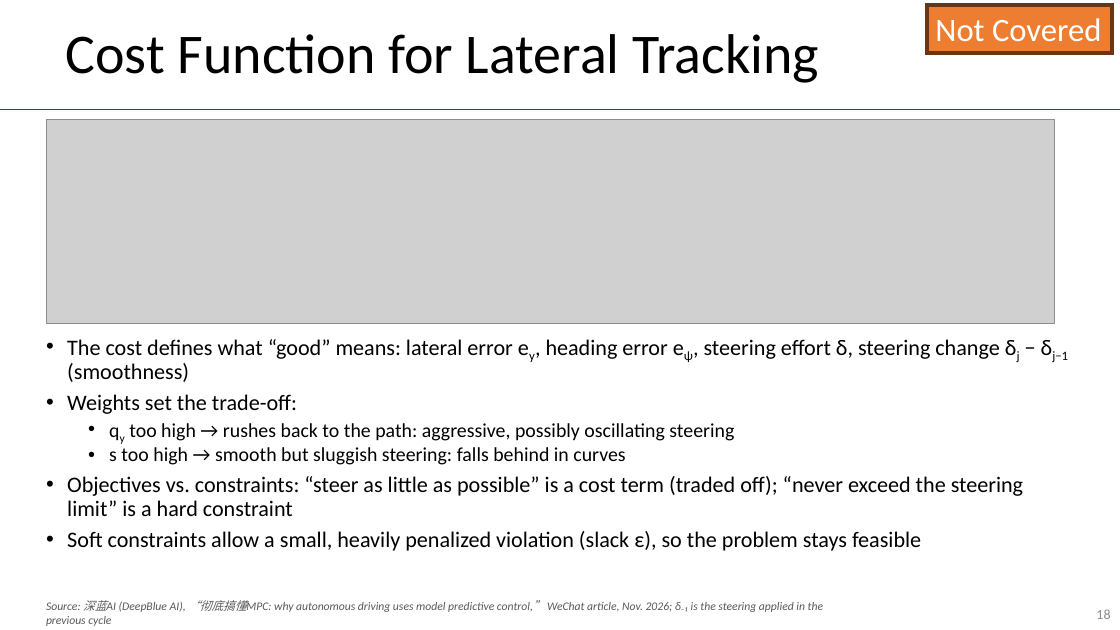
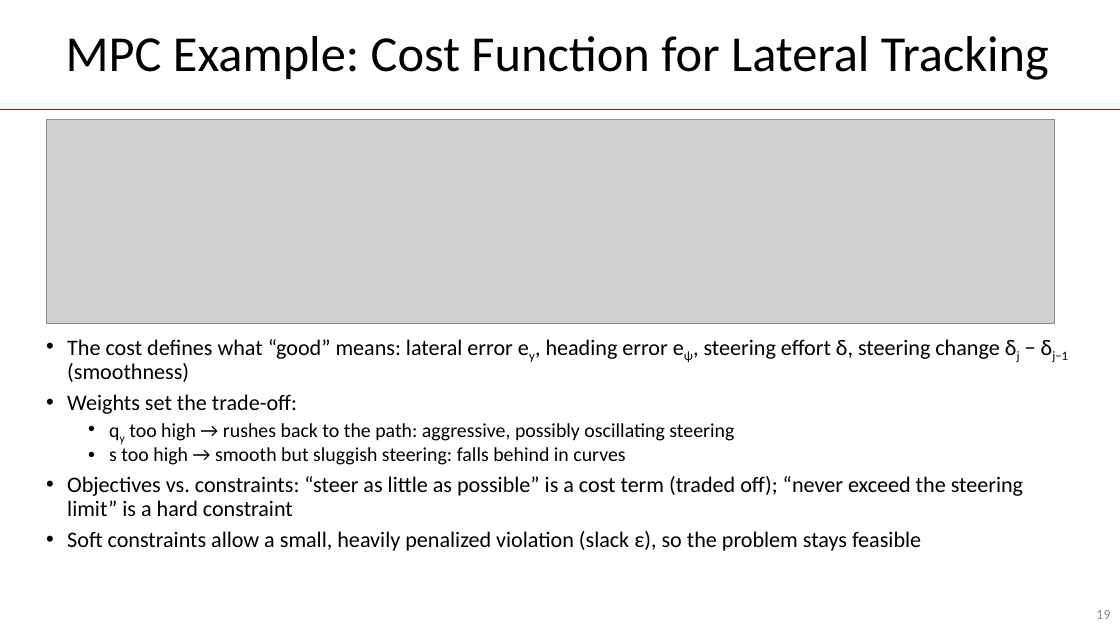
Before and after one commit to guhofstra/CSC144V, a slide deck: slide 19 of PPTs/L8 Control.pptx (slide 18 before the commit). Drawn at 1120x630 pixels with LibreOffice and Linux fonts; fonts in the diff are those of the drawing; grey boxes stand for pictures. Boxes give left, top, right and bottom in pixels: in the first picture for what was removed or moved away, otherwise in the second. Text is boxed around its words. In the diff, an @@ line names an element or a change of style, - is before the commit and + after.

```diff
--- a/PPTs/L8 Control.pptx
+++ b/PPTs/L8 Control.pptx
@@ rectangle removed at [928,5,1112,53] @@
-Not Covered
@@ title at [66,36,1049,80]: text changed; size 48 to 43.2 pt @@
-Cost Function for Lateral Tracking
+MPC Example: Cost Function for Lateral Tracking
@@ text removed at [46,600,823,626] @@
-Source: 深蓝AI (DeepBlue AI), “彻底搞懂MPC: why autonomous driving uses model predictive control,” WeChat article, Nov. 2026; δ₋₁ is the steering applied in the previous cycle
@@ page number at [1096,610,1110,619]: text changed @@
-18
+19
```
Also in this commit, not shown: 1 other slide changed, 1 slide added, 7 other files.
